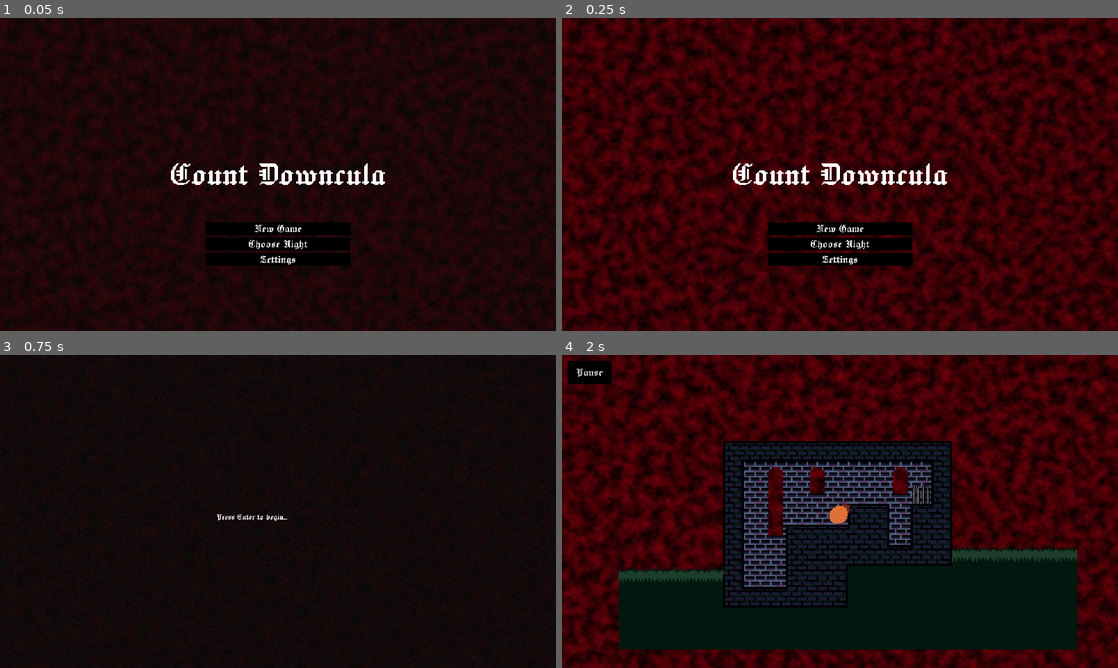
Above: before the commit, frames 1-4 (two rows, left to right).
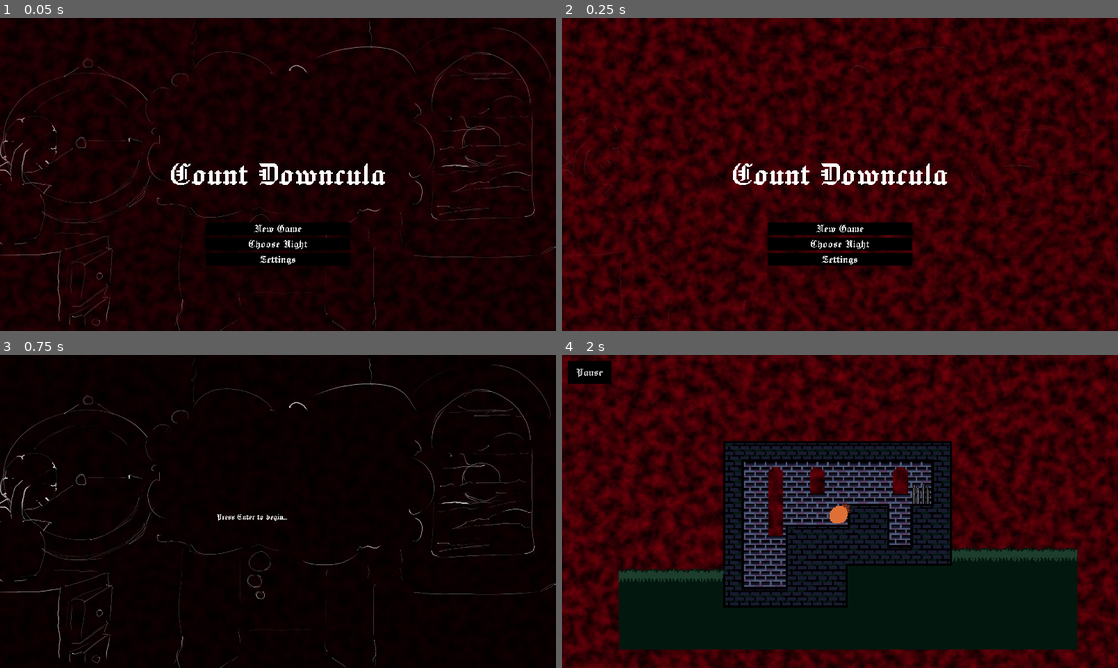
Above: after the commit, the same moments.

Repository: Agecaf/gmtk26-jamgame
Game: Godot game, scene res://main.tscn
The game is run twice, just before and just after one commit, with the same random seed, the same clock (stepped at 60 frames per second) and the same inputs.
Inputs:
- Up to frame 1 (0.05 s): no input
- Up to frame 2 (0.25 s): no input
- Up to frame 3 (0.75 s): click "New Game" at 0.5 s
- Up to frame 4 (2 s): tap Enter (ui_accept) at 1.25, 1.52 s; hold Right (ui_right) from 1.28 s (still down)

The runs differ from the first frame. In frame 1, 1.1% of the frame differs, in the area x 0-100%, y 1-100%; in frame 2, less than 0.1%; in frame 3, 1.5%; in frame 4, nothing differs.

Commit message:
Changed black frame

Diff:
--- a/main.tscn
+++ b/main.tscn
@@ -8,6 +8,7 @@
 [ext_resource type="PackedScene" uid="uid://dhtswkp275r17" path="res://test/parrot/parrot_test_level.tscn" id="4_5vw27"]
 [ext_resource type="PackedScene" uid="uid://dpswi3ihio6ui" path="res://test/zerok/zerok_test_level.tscn" id="5_kek77"]
 [ext_resource type="Theme" uid="uid://cyj05vdf0ga8u" path="res://assets/other/theme/game_theme.tres" id="6_7mycd"]
+[ext_resource type="Texture2D" uid="uid://1vhum3km4sko" path="res://assets/art/background/transmission.png" id="6_kek77"]
 
 [sub_resource type="Gradient" id="Gradient_5pj6p"]
 offsets = PackedFloat32Array(0, 0.9879518)
@@ -21,19 +22,6 @@
 height = 360
 noise = SubResource("FastNoiseLite_2nw5p")
 color_ramp = SubResource("Gradient_5pj6p")
-
-[sub_resource type="Gradient" id="Gradient_xov76"]
-colors = PackedColorArray(0, 0, 0, 1, 0.080783345, 0.080783345, 0.080783345, 1)
-
-[sub_resource type="FastNoiseLite" id="FastNoiseLite_5pj6p"]
-frequency = 0.2594
-fractal_type = 3
-
-[sub_resource type="NoiseTexture2D" id="NoiseTexture2D_2nw5p"]
-width = 640
-height = 360
-noise = SubResource("FastNoiseLite_5pj6p")
-color_ramp = SubResource("Gradient_xov76")
 
 [node name="Main" type="Node2D" unique_id=1162885059]
 
@@ -56,8 +44,8 @@
 
 [node name="BlackFrame" type="Sprite2D" parent="FrontLayer" unique_id=728306067]
 process_mode = 3
-scale = Vector2(3, 3)
-texture = SubResource("NoiseTexture2D_2nw5p")
+scale = Vector2(0.5010417, 0.5013889)
+texture = ExtResource("6_kek77")
 centered = false
 script = ExtResource("1_0xm2m")
 
--- a/menu/pause_menu/pause_menu.tscn
+++ b/menu/pause_menu/pause_menu.tscn
@@ -16,12 +16,11 @@
 [node name="CenterContainer" type="CenterContainer" parent="." unique_id=301455877]
 custom_minimum_size = Vector2(0, 600)
 layout_mode = 1
-anchors_preset = 12
-anchor_top = 1.0
+anchors_preset = 15
 anchor_right = 1.0
 anchor_bottom = 1.0
 grow_horizontal = 2
-grow_vertical = 0
+grow_vertical = 2
 
 [node name="VBoxContainer" type="VBoxContainer" parent="CenterContainer" unique_id=677378315]
 custom_minimum_size = Vector2(500, 0)
Binary file added: assets/art/background/big_clouds.png
Not shown, added: assets/art/background/big_clouds.png.import
Binary file added: assets/art/background/clouds.png
Not shown, added: assets/art/background/clouds.png.import
Binary file added: assets/art/background/clouds_and_sun.png
Not shown, added: assets/art/background/clouds_and_sun.png.import
Binary file added: assets/art/background/transmission.png
Not shown, added: assets/art/background/transmission.png.import
